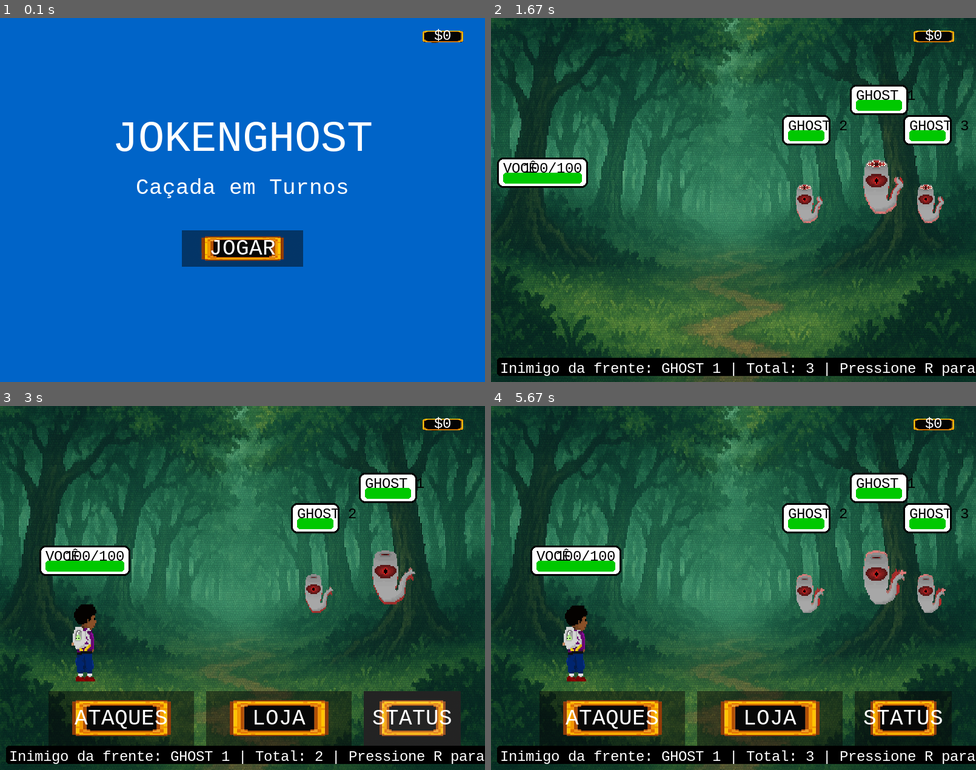
Above: before the commit, frames 1-4 (two rows, left to right).
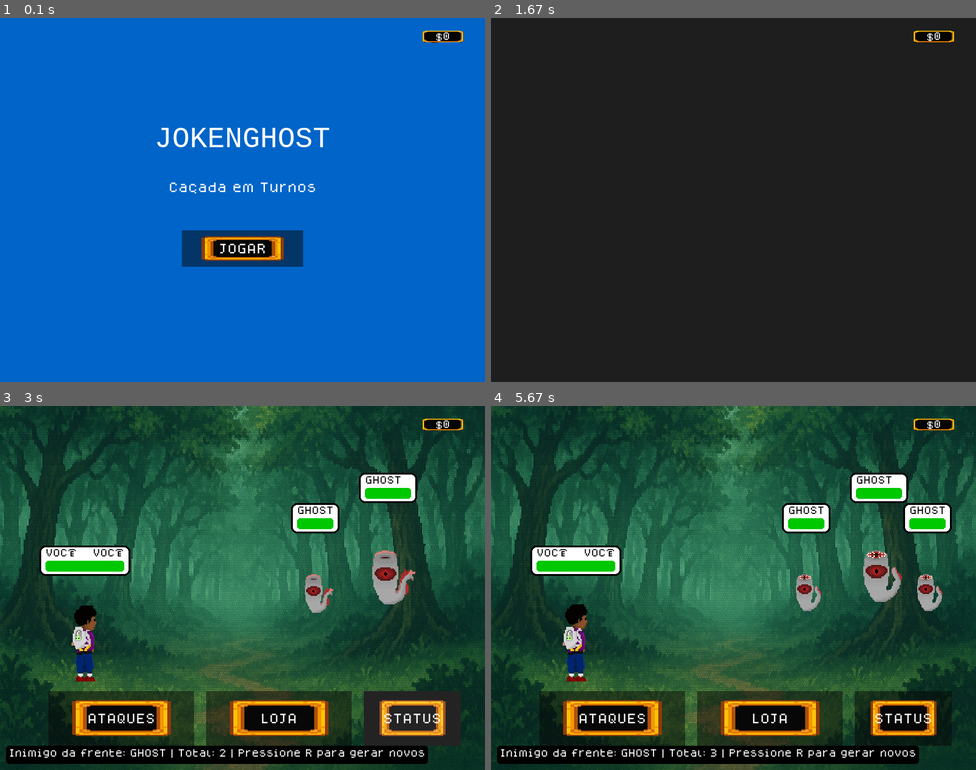
Above: after the commit, the same moments.

Repository: Vitorprogrammerjunior/joken-ghost
Game: pygame game, started from jokenghost.py
Two runs of this game, one before a commit and one after it. Both use one fixed random seed, a clock stepped at 60 frames per second and the inputs below.
Inputs (mouse positions are in pixels of both pictures, inside the frame that each line leads up to):
- Up to frame 1 (0.1 s): no input
- Up to frame 2 (1.67 s): click "JOGAR" at 0.38 s; tap Space at 0.67 s; hold R 1-1.47 s; click (607, 65) at 1.55 s
- Up to frame 3 (3 s): hold R 2.33-2.8 s; click (426, 726) at 2.88 s
- Up to frame 4 (5.67 s): click (665, 511) at 3.22 s; hold R 4.5-4.97 s

The runs differ from the first frame. In frame 1, 2.9% of the frame differs, in the area x 23-93%, y 3-65%; in frame 2, 82%, in the area x 0-100%, y 0-100%; in frame 3, 4.0%; in frame 4, 4.4%.

Commit message:
Consertando algumas funções

Diff:
--- /dev/null
+++ b/dogica/dogica_license.txt
@@ -0,0 +1,94 @@
+Copyright (c) 2020, Roberto Mocci (<patreon.com/rmocci | da.iosonor@gmail.com>),
+with Reserved Font Name Dogica.
+
+This Font Software is licensed under the SIL Open Font License, Version 1.1.
+This license is copied below, and is also available with a FAQ at:
+http://scripts.sil.org/OFL
+
+
+-----------------------------------------------------------
+SIL OPEN FONT LICENSE Version 1.1 - 26 February 2007
+-----------------------------------------------------------
+
+PREAMBLE
+The goals of the Open Font License (OFL) are to stimulate worldwide
+development of collaborative font projects, to support the font creation
+efforts of academic and linguistic communities, and to provide a free and
+open framework in which fonts may be shared and improved in partnership
+with others.
+
+The OFL allows the licensed fonts to be used, studied, modified and
+redistributed freely as long as they are not sold by themselves. The
+fonts, including any derivative works, can be bundled, embedded,
+redistributed and/or sold with any software provided that any reserved
+names are not used by derivative works. The fonts and derivatives,
+however, cannot be released under any other type of license. The
+requirement for fonts to remain under this license does not apply
+to any document created using the fonts or their derivatives.
+
+DEFINITIONS
+"Font Software" refers to the set of files released by the Copyright
+Holder(s) under this license and clearly marked as such. This may
+include source files, build scripts and documentation.
+
+"Reserved Font Name" refers to any names specified as such after the
+copyright statement(s).
+
+"Original Version" refers to the collection of Font Software components as
+distributed by the Copyright Holder(s).
+
+"Modified Version" refers to any derivative made by adding to, deleting,
+or substituting -- in part or in whole -- any of the components of the
+Original Version, by changing formats or by porting the Font Software to a
+new environment.
+
+"Author" refers to any designer, engineer, programmer, technical
+writer or other person who contributed to the Font Software.
+
+PERMISSION & CONDITIONS
+Permission is hereby granted, free of charge, to any person obtaining
+a copy of the Font Software, to use, study, copy, merge, embed, modify,
+redistribute, and sell modified and unmodified copies of the Font
+Software, subject to the following conditions:
+
+1) Neither the Font Software nor any of its individual components,
+in Original or Modified Versions, may be sold by itself.
+
+2) Original or Modified Versions of the Font Software may be bundled,
+redistributed and/or sold with any software, provided that each copy
+contains the above copyright notice and this license. These can be
+included either as stand-alone text files, human-readable headers or
+in the appropriate machine-readable metadata fields within text or
+binary files as long as those fields can be easily viewed by the user.
+
+3) No Modified Version of the Font Software may use the Reserved Font
+Name(s) unless explicit written permission is granted by the corresponding
+Copyright Holder. This restriction only applies to the primary font name as
+presented to the users.
+
+4) The name(s) of the Copyright Holder(s) or the Author(s) of the Font
+Software shall not be used to promote, endorse or advertise any
+Modified Version, except to acknowledge the contribution(s) of the
+Copyright Holder(s) and the Author(s) or with their explicit written
+permission.
+
+5) The Font Software, modified or unmodified, in part or in whole,
+must be distributed entirely under this license, and must not be
+distributed under any other license. The requirement for fonts to
+remain under this license does not apply to any document created
+using the Font Software.
+
+TERMINATION
+This license becomes null and void if any of the above conditions are
+not met.
+
+DISCLAIMER
+THE FONT SOFTWARE IS PROVIDED "AS IS", WITHOUT WARRANTY OF ANY KIND,
+EXPRESS OR IMPLIED, INCLUDING BUT NOT LIMITED TO ANY WARRANTIES OF
+MERCHANTABILITY, FITNESS FOR A PARTICULAR PURPOSE AND NONINFRINGEMENT
+OF COPYRIGHT, PATENT, TRADEMARK, OR OTHER RIGHT. IN NO EVENT SHALL THE
+COPYRIGHT HOLDER BE LIABLE FOR ANY CLAIM, DAMAGES OR OTHER LIABILITY,
+INCLUDING ANY GENERAL, SPECIAL, INDIRECT, INCIDENTAL, OR CONSEQUENTIAL
+DAMAGES, WHETHER IN AN ACTION OF CONTRACT, TORT OR OTHERWISE, ARISING
+FROM, OUT OF THE USE OR INABILITY TO USE THE FONT SOFTWARE OR FROM
+OTHER DEALINGS IN THE FONT SOFTWARE.
--- /dev/null
+++ b/dogica/dogica_pixel_license.txt
@@ -0,0 +1,94 @@
+Copyright (c) 2020, Roberto Mocci (<patreon.com/rmocci | da.iosonor@gmail.com>),
+with Reserved Font Name Dogica Pixel.
+
+This Font Software is licensed under the SIL Open Font License, Version 1.1.
+This license is copied below, and is also available with a FAQ at:
+http://scripts.sil.org/OFL
+
+
+-----------------------------------------------------------
+SIL OPEN FONT LICENSE Version 1.1 - 26 February 2007
+-----------------------------------------------------------
+
+PREAMBLE
+The goals of the Open Font License (OFL) are to stimulate worldwide
+development of collaborative font projects, to support the font creation
+efforts of academic and linguistic communities, and to provide a free and
+open framework in which fonts may be shared and improved in partnership
+with others.
+
+The OFL allows the licensed fonts to be used, studied, modified and
+redistributed freely as long as they are not sold by themselves. The
+fonts, including any derivative works, can be bundled, embedded,
+redistributed and/or sold with any software provided that any reserved
+names are not used by derivative works. The fonts and derivatives,
+however, cannot be released under any other type of license. The
+requirement for fonts to remain under this license does not apply
+to any document created using the fonts or their derivatives.
+
+DEFINITIONS
+"Font Software" refers to the set of files released by the Copyright
+Holder(s) under this license and clearly marked as such. This may
+include source files, build scripts and documentation.
+
+"Reserved Font Name" refers to any names specified as such after the
+copyright statement(s).
+
+"Original Version" refers to the collection of Font Software components as
+distributed by the Copyright Holder(s).
+
+"Modified Version" refers to any derivative made by adding to, deleting,
+or substituting -- in part or in whole -- any of the components of the
+Original Version, by changing formats or by porting the Font Software to a
+new environment.
+
+"Author" refers to any designer, engineer, programmer, technical
+writer or other person who contributed to the Font Software.
+
+PERMISSION & CONDITIONS
+Permission is hereby granted, free of charge, to any person obtaining
+a copy of the Font Software, to use, study, copy, merge, embed, modify,
+redistribute, and sell modified and unmodified copies of the Font
+Software, subject to the following conditions:
+
+1) Neither the Font Software nor any of its individual components,
+in Original or Modified Versions, may be sold by itself.
+
+2) Original or Modified Versions of the Font Software may be bundled,
+redistributed and/or sold with any software, provided that each copy
+contains the above copyright notice and this license. These can be
+included either as stand-alone text files, human-readable headers or
+in the appropriate machine-readable metadata fields within text or
+binary files as long as those fields can be easily viewed by the user.
+
+3) No Modified Version of the Font Software may use the Reserved Font
+Name(s) unless explicit written permission is granted by the corresponding
+Copyright Holder. This restriction only applies to the primary font name as
+presented to the users.
+
+4) The name(s) of the Copyright Holder(s) or the Author(s) of the Font
+Software shall not be used to promote, endorse or advertise any
+Modified Version, except to acknowledge the contribution(s) of the
+Copyright Holder(s) and the Author(s) or with their explicit written
+permission.
+
+5) The Font Software, modified or unmodified, in part or in whole,
+must be distributed entirely under this license, and must not be
+distributed under any other license. The requirement for fonts to
+remain under this license does not apply to any document created
+using the Font Software.
+
+TERMINATION
+This license becomes null and void if any of the above conditions are
+not met.
+
+DISCLAIMER
+THE FONT SOFTWARE IS PROVIDED "AS IS", WITHOUT WARRANTY OF ANY KIND,
+EXPRESS OR IMPLIED, INCLUDING BUT NOT LIMITED TO ANY WARRANTIES OF
+MERCHANTABILITY, FITNESS FOR A PARTICULAR PURPOSE AND NONINFRINGEMENT
+OF COPYRIGHT, PATENT, TRADEMARK, OR OTHER RIGHT. IN NO EVENT SHALL THE
+COPYRIGHT HOLDER BE LIABLE FOR ANY CLAIM, DAMAGES OR OTHER LIABILITY,
+INCLUDING ANY GENERAL, SPECIAL, INDIRECT, INCIDENTAL, OR CONSEQUENTIAL
+DAMAGES, WHETHER IN AN ACTION OF CONTRACT, TORT OR OTHERWISE, ARISING
+FROM, OUT OF THE USE OR INABILITY TO USE THE FONT SOFTWARE OR FROM
+OTHER DEALINGS IN THE FONT SOFTWARE.
--- /dev/null
+++ b/dogica/info.txt
@@ -0,0 +1,38 @@
+Common questions and answers
+
+1. How to use Dogica on GB Studio?
+
+ - Select one picture of Dogica from the ascii gb studio folder ( 01 or 02 for regular | 03 or 04 for bold )
+ - Copy and paste the picture on your game folder: assets / ui
+ - Rename the picture in ascii
+ - Done! Check your game inside GB Studio
+    For more information https://gbstudio.dev
+
+2. Is Dogica free for commercial purposes?
+
+   Yes!
+
+3. Is credit/attribution required?
+
+   Not required for graphic raster purposes, i.e. posters or business cards,  however modifications to the font itself and including the font in games or applications requires attribution and the license notice.
+
+4. How to give support?
+
+   Donations: patreon.com/rmocci
+   PayPal: da.iosonor@gmail.com
+   Itch.io: rmocci.itch.io
+   Twitter: twitter.com/avreference
+   Instagram: instagram.com/audiovisualreference
+   Dogecoin: D6HPdSudzk1MuoDLBRpGGtbc9xTzjxLPZr
+
+5. What is AV Reference?
+
+   It is a library of resources by me, for you. All of those resources are randomly made and of raw nature; in other words, you need to add your creative touch to re-use them!
+
+6. Is there a warranty?
+
+   No! Dogica and Dogica Pixel are released "AS IS". Use at your own risk.
+
+7. Any refund?
+
+   No! Dogica and Dogica Pixel are free.
--- a/jokenghost.py
+++ b/jokenghost.py
@@ -51,10 +51,11 @@
 
 class EstadoJogo(Enum):
     MENU = 1
-    TRANSICAO = 2
-    BATALHA = 3
-    RESULTADO = 4
-    MENU_SELECAO = 5  # Novo estado para menu de seleção
+    INTRO = 2
+    TRANSICAO = 3
+    BATALHA = 4
+    RESULTADO = 5
+    MENU_SELECAO = 6  # Novo estado para menu de seleção
 
 class TipoMenu(Enum):
     ATAQUES = 1
@@ -71,19 +72,45 @@
         pygame.display.set_caption("JokenGhost - Caçada em Turnos")
         self.relogio = pygame.time.Clock()
 
-        # Configuração de fontes - tentando usar fontes pixeladas
+        # Configuração de fontes - tentando usar fonte Pokémon personalizada
         try:
-            # Tenta carregar fontes pixeladas do sistema
-            self.fonte_titulo = pygame.font.SysFont("courier", 72)      # Courier é monospace/pixelada
-            self.fonte_texto = pygame.font.SysFont("courier", 36)
-            self.fonte_pequena = pygame.font.SysFont("courier", 24)
-            print("✅ Fontes Courier (pixeladas) carregadas com sucesso!")
-        except:
-            # Fallback para fontes padrão
-            self.fonte_titulo = pygame.font.Font(None, 72)
-            self.fonte_texto = pygame.font.Font(None, 36)
-            self.fonte_pequena = pygame.font.Font(None, 24)
-            print("⚠️ Usando fontes padrão - Para fontes pixeladas personalizadas, adicione um arquivo .ttf na pasta do jogo")
+            # Tenta carregar a fonte Pokémon (arquivo .FON não é diretamente compatível com Pygame)
+            # Como alternativa, usa Dogica que tem estilo pixel art similar
+            fonte_dogica_path = os.path.join(os.path.dirname(__file__), "dogica", "TTF", "dogica.ttf")
+            fonte_dogica_bold_path = os.path.join(os.path.dirname(__file__), "dogica", "TTF", "dogicabold.ttf")
+            fonte_dogica_pixel_path = os.path.join(os.path.dirname(__file__), "dogica", "TTF", "dogicapixel.ttf")
+
+            # Fonte do título permanece Courier (conforme solicitado)
+            self.fonte_titulo = pygame.font.SysFont("courier", 48)      # Courier mantido para o título
+
+            # Tenta usar Dogica Pixel que é mais similar ao estilo Pokémon
+            if os.path.exists(fonte_dogica_pixel_path):
+                self.fonte_texto = pygame.font.Font(fonte_dogica_pixel_path, 18)    # Dogica Pixel
+                self.fonte_pequena = pygame.font.Font(fonte_dogica_pixel_path, 14)  # Dogica Pixel menor
+                self.fonte_bold = pygame.font.Font(fonte_dogica_bold_path, 20) if os.path.exists(fonte_dogica_bold_path) else pygame.font.Font(fonte_dogica_pixel_path, 20)
+                print("✅ Fonte Dogica Pixel (estilo Pokémon) carregada!")
+            elif os.path.exists(fonte_dogica_path):
+                # Fallback para Dogica normal
+                self.fonte_texto = pygame.font.Font(fonte_dogica_path, 18)
+                self.fonte_pequena = pygame.font.Font(fonte_dogica_path, 14)
+                self.fonte_bold = pygame.font.Font(fonte_dogica_bold_path, 20) if os.path.exists(fonte_dogica_bold_path) else pygame.font.Font(fonte_dogica_path, 20)
+                print("✅ Fonte Dogica normal carregada (estilo pixel)!")
+            else:
+                # Fallback para fontes do sistema
+                self.fonte_texto = pygame.font.SysFont("courier", 18)
+                self.fonte_pequena = pygame.font.SysFont("courier", 14)
+                self.fonte_bold = pygame.font.SysFont("courier", 20)
+                print("⚠️ Dogica não encontrada, usando Courier como fallback")
+
+        except Exception as e:
+            # Fallback para fontes padrão em caso de erro
+            self.fonte_titulo = pygame.font.Font(None, 48)
+            self.fonte_texto = pygame.font.Font(None, 18)
+            self.fonte_pequena = pygame.font.Font(None, 14)
+            self.fonte_bold = pygame.font.Font(None, 20)
+            print(f"⚠️ Erro ao carregar fontes personalizadas: {e}")
+            print("⚠️ Usando fontes padrão")
+            print("💡 DICA: Arquivos .FON não são compatíveis com Pygame. Use arquivos .TTF para fontes personalizadas.")
 
         self.estado = EstadoJogo.MENU
         self.transicao_alpha = 0
@@ -194,6 +221,32 @@
         self.tempo_inicio_ataque = 0
         self.duracao_ataque = 1000  # 1 segundo de animação de ataque
 
+        # === NOVO === Sistema de Intro/História
+        self.carta_imagem = None
+        self.carregar_carta()
+        self.textos_intro = [
+            "1ª Fase - A Mansão na Colina",
+            "",
+            "O caçador recebe uma carta misteriosa sobre",
+            "estranhos acontecimentos em uma antiga mansão.",
+            "",
+            "Ele segue pela floresta à noite, armado com",
+            "suas três armas espirituais:",
+            "Estaca, Aspirador e Cruz,",
+            "",
+            "determinado a investigar os relatos..."
+        ]
+        print(f"🎬 Textos da intro carregados: {len(self.textos_intro)} linhas")
+        for i, linha in enumerate(self.textos_intro):
+            print(f"   Linha {i}: '{linha}'")
+        self.pagina_intro_atual = 0
+        self.texto_intro_atual = ""
+        self.char_atual = 0
+        self.tempo_ultima_letra = 0
+        self.velocidade_texto = 50  # Velocidade do texto (menor = mais rápido)
+        self.mostrar_seta = False
+        self.tempo_seta = 0
+
         # === NOVO === Spawn de Inimigos após todas as inicializações
         self.gerar_inimigos_aleatorios()
 
@@ -218,7 +271,7 @@
             pos_config = self.posicoes_profundidade[pos_index]
 
             inimigo = {
-                'nome': f'GHOST {i+1}',
+                'nome': 'GHOST',  # Removido numeração
                 'pos_x': pos_config[0],
                 'pos_y': pos_config[1],
                 'largura': pos_config[2],
@@ -383,6 +436,20 @@
                 print("⚠️ Moldura de itens não encontrada")
         except Exception as e:
             print(f"❌ Erro ao carregar moldura de itens: {e}")
+
+    def carregar_carta(self):
+        """Carrega a imagem da carta para a intro"""
+        try:
+            caminho_carta = os.path.join("Assests", "Sprites", "Scenes", "card_inicial.png")
+            if os.path.exists(caminho_carta):
+                self.carta_imagem = pygame.image.load(caminho_carta).convert_alpha()
+                print("✅ Carta da intro carregada com sucesso!")
+            else:
+                print(f"⚠️ Carta não encontrada em: {caminho_carta}")
+                self.carta_imagem = None
+        except Exception as e:
+            print(f"❌ Erro ao carregar carta: {e}")
+            self.carta_imagem = None
 
     def iniciar_animacao_entrada(self):
         """Inicia a animação de entrada estilo Pokémon"""
@@ -847,6 +914,44 @@
         # === NOVO === HUD Dinheiro
         self.desenhar_hud_dinheiro()
 
+    def desenhar_intro(self):
+        """Desenha a tela de introdução com carta e história"""
+        self.tela.fill(PRETO)  # Fundo preto como o jogo original
+
+        # Desenha a carta se disponível, mas redimensionada
+        if self.carta_imagem:
+            # Redimensiona a carta para um tamanho menor
+            carta_redimensionada = pygame.transform.scale(self.carta_imagem, (300, 200))
+            carta_rect = carta_redimensionada.get_rect()
+            carta_x = (LARGURA - carta_rect.width) // 2
+            carta_y = 30  # Um pouco mais próximo do topo
+            self.tela.blit(carta_redimensionada, (carta_x, carta_y))
+
+            # Área de texto abaixo da carta - posição fixa segura
+            texto_y_inicio = 280  # Posição fixa para garantir que está na tela
+        else:
+            # Se não há carta, inicia o texto mais acima
+            texto_y_inicio = 200
+
+        linha_altura = 22  # Altura entre linhas reduzida
+
+        # Renderiza o texto da história
+        for i, linha in enumerate(self.textos_intro):
+            if linha:  # Se não é linha vazia
+                superficie_texto = self.fonte_pequena.render(linha, True, BRANCO)  # Fonte menor
+                texto_rect = superficie_texto.get_rect()
+                texto_rect.centerx = LARGURA // 2
+                texto_rect.y = texto_y_inicio + (i * linha_altura)
+
+                # Verifica se o texto não passa da tela
+                if texto_rect.bottom < ALTURA - 60:  # Deixa espaço para a seta
+                    self.tela.blit(superficie_texto, texto_rect)
+
+        # Seta sempre visível
+        seta_texto = self.fonte_pequena.render("▼ Pressione ESPAÇO para continuar", True, (255, 255, 0))  # Amarelo
+        seta_rect = seta_texto.get_rect(center=(LARGURA//2, ALTURA - 30))
+        self.tela.blit(seta_texto, seta_rect)
+
     def desenhar_barra_vida(self, x, y, vida_atual, vida_maxima, cor, largura=200):
         # Fundo da barra
         pygame.draw.rect(self.tela, PRETO, (x-2, y-2, largura+4, 24))
@@ -1209,7 +1314,12 @@
 
         # === NOVO === Texto da vida só para o jogador
         if mostrar_numeros:
-            texto_vida = self.fonte_pequena.render(f"{vida_atual:.0f}/{vida_maxima}", True, PRETO)
+            # Para o jogador, mostra apenas "VOCÊ" sem números
+            if nome == "VOCÊ":
+                texto_vida = self.fonte_pequena.render("VOCÊ", True, PRETO)
+            else:
+                # Para inimigos, mantém o formato original se necessário
+                texto_vida = self.fonte_pequena.render(f"{vida_atual:.0f}/{vida_maxima}", True, PRETO)
             self.tela.blit(texto_vida, (barra_x + barra_largura - texto_vida.get_width(), y + 5))
 
     def desenhar_resultado(self):
@@ -1493,7 +1603,15 @@
 
             # === NOVO === Eventos de Teclado
             elif evento.type == pygame.KEYDOWN:
-                if evento.key == pygame.K_r and self.estado == EstadoJogo.BATALHA:
+                if self.estado == EstadoJogo.INTRO:
+                    if evento.key == pygame.K_SPACE:
+                        # Vai direto para a batalha
+                        self.estado = EstadoJogo.TRANSICAO
+                        self.transicao_alpha = 0
+                        self.transicao_direcao = 1
+                        print("🎬 Intro finalizada, iniciando batalha...")
+
+                elif evento.key == pygame.K_r and self.estado == EstadoJogo.BATALHA:
                     # Gera novos inimigos aleatórios
                     if not self.menu_selecao_ativo:  # Só se não tem menu ativo
                         self.gerar_inimigos_aleatorios()
@@ -1515,8 +1633,11 @@
                     botao_clicado = self.verificar_clique_botao(evento.pos)
 
                     if self.estado == EstadoJogo.MENU and botao_clicado == 'jogar':
-                        self.estado = EstadoJogo.TRANSICAO
-                        self.transicao_alpha = 0
+                        self.estado = EstadoJogo.INTRO
+                        self.pagina_intro_atual = 0
+                        self.texto_intro_atual = ""
+                        self.char_atual = 0
+                        print("🎬 Iniciando intro do jogo...")
 
                     elif self.estado == EstadoJogo.BATALHA:
                         # === NOVO === Prioridade para menus ativos
@@ -1569,7 +1690,11 @@
         return True
 
     def atualizar(self):
-        if self.estado == EstadoJogo.TRANSICAO:
+        if self.estado == EstadoJogo.INTRO:
+            # Não precisa atualizar nada por enquanto - texto aparece completo
+            pass
+
+        elif self.estado == EstadoJogo.TRANSICAO:
             self.transicao_alpha += self.transicao_direcao * 8
             if self.transicao_alpha >= 255:
                 self.transicao_alpha = 255
@@ -1676,13 +1801,13 @@
                         sprite_data = inimigo['sprites']['idle']
                         total_frames = sprite_data['total_frames']
 
-                        # Velocidade baseada no número de frames
+                        # Velocidade baseada no número de frames (valores menores = animação mais rápida)
                         if total_frames <= 2:
-                            velocidade = 800
+                            velocidade = 400  # Aumentado FPS: era 800, agora 400
                         elif total_frames <= 4:
-                            velocidade = 400
+                            velocidade = 200  # Aumentado FPS: era 400, agora 200
                         else:
-                            velocidade = 200
+                            velocidade = 100  # Aumentado FPS: era 200, agora 100
 
                         if tempo_atual - inimigo['tempo_animacao'] > velocidade:
                             inimigo['frame_atual'] = (inimigo['frame_atual'] + 1) % total_frames
@@ -1712,6 +1837,8 @@
     def desenhar(self):
         if self.estado == EstadoJogo.MENU:
             self.desenhar_menu()
+        elif self.estado == EstadoJogo.INTRO:
+            self.desenhar_intro()
         elif self.estado == EstadoJogo.TRANSICAO:
             self.desenhar_transicao()
         elif self.estado == EstadoJogo.BATALHA:
Binary file added: Assests/Sprites/Scenes/card_inicial.png
Binary file added: PKMNRSEU.FON
Binary file added: dogica/Ascii GB Studio/01.png
Binary file added: dogica/Ascii GB Studio/02.png
Binary file added: dogica/Ascii GB Studio/03.png
Binary file added: dogica/Ascii GB Studio/04.png
Binary file added: dogica/OTF/dogica.otf
Binary file added: dogica/OTF/dogicabold.otf
Binary file added: dogica/OTF/dogicapixel.otf
Binary file added: dogica/OTF/dogicapixelbold.otf
Binary file added: dogica/Specimen/dogica.png
Binary file added: dogica/Specimen/dogicabold.png
(and 4 more such lines)
